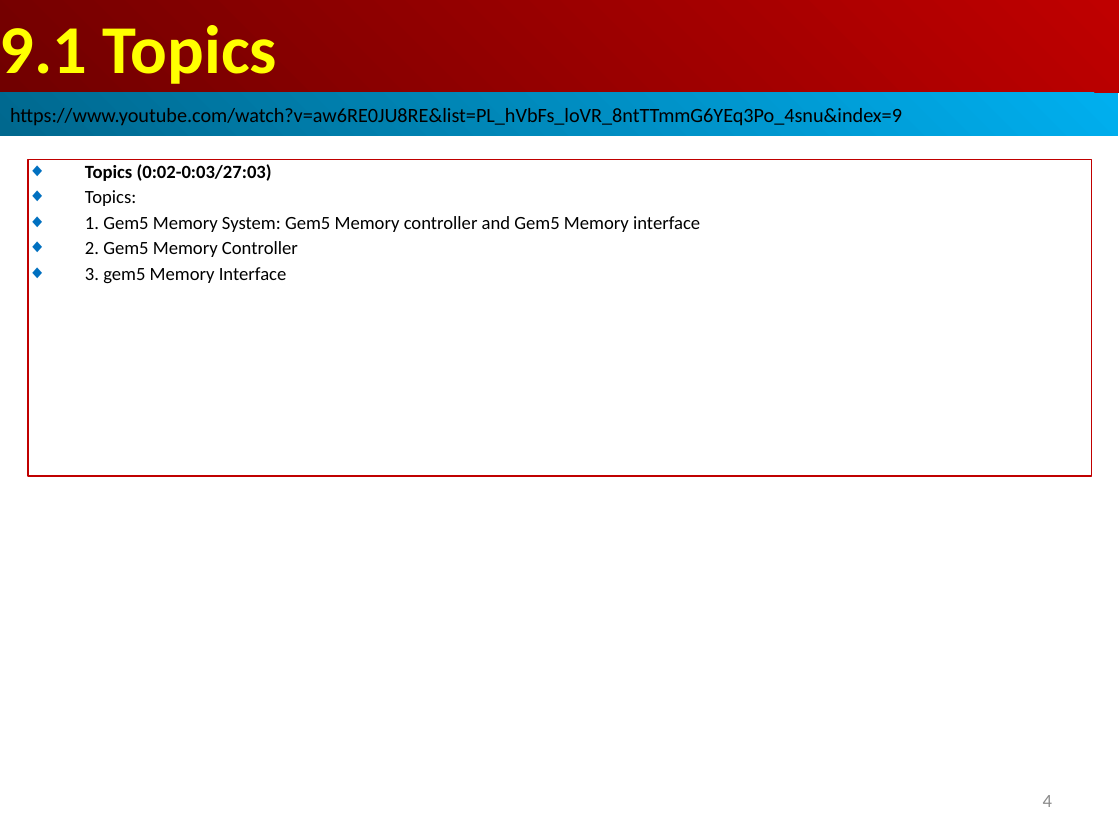
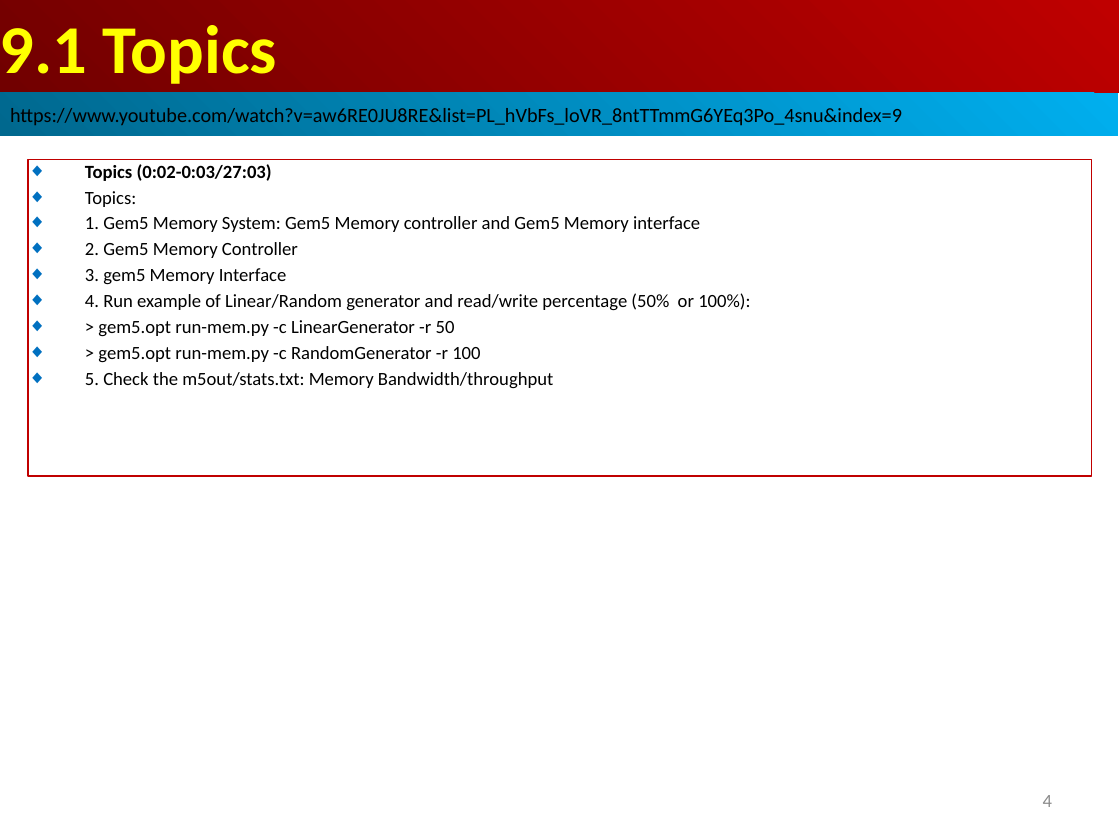
Before and after one commit to peterhchen/AIU_CS850_Gem5_McPAT, a slide deck: slide 4 of 050_Gem5/009.MemMod/000_Video/009.MemMod.ppt. Drawn at 1120x840 pixels with LibreOffice and Linux fonts; fonts in the diff are those of the drawing. Boxes give left, top, right and bottom in pixels: in the first picture for what was removed or moved away, otherwise in the second. Text is boxed around its words. In the diff, an @@ line names an element or a change of style, - is before the commit and + after.

```diff
--- a/050_Gem5/009.MemMod/000_Video/009.MemMod.ppt
+++ b/050_Gem5/009.MemMod/000_Video/009.MemMod.ppt
@@ text in rectangle at (x1=85, y1=293, x2=750, y2=389): paragraphs added @@
+◆ 4. Run example of Linear/Random generator and read/write percentage (50% or 100%):
+◆ > gem5.opt run-mem.py -c LinearGenerator -r 50
+◆ > gem5.opt run-mem.py -c RandomGenerator -r 100
+◆ 5. Check the m5out/stats.txt: Memory Bandwidth/throughput
```
Also in this commit, not shown: 3 other slides changed, 5 slides added.
